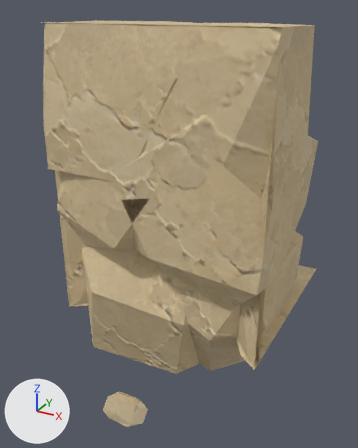
The glTF model assets/custom/models/ground_modules/ground_bottom_square_edge_01.glb: old version first, new version second.
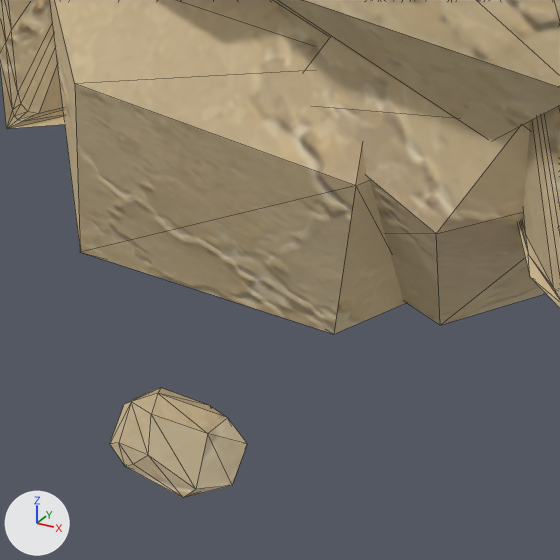
Each version appears first whole from a 50 mm lens placed at (1.52, -1.61, 1.06), pointed at (0.4, 0.44, 0.03), and next in a close-up on the part from 19% to 70% of the width and 59% to 100% of the height. The axes (+X, +Y, +Z) are drawn at lower left. The lights are the same throughout. The first two pictures are the older version. The close-ups show mesh edges as thin lines. Vertices at exactly the same position are counted once.

Objects in the first close-up: 'GroundBottomSquareEdge01_Body'.
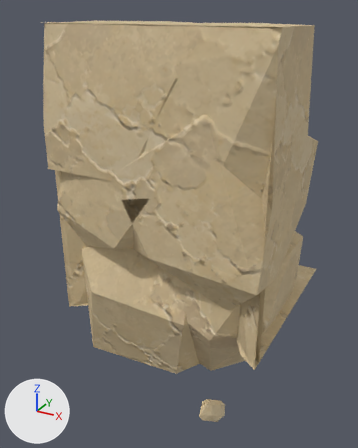
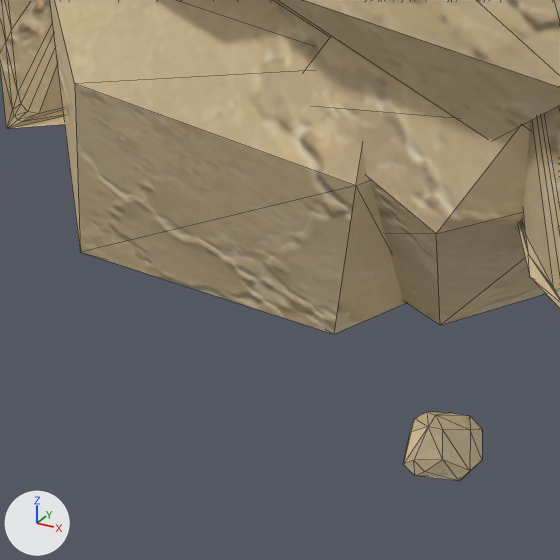
Location of each change, (x1, y1, x2, y2) in pixels of the close-ups (560 x 560 px; the box of a moved part takes in the faces that stretch with it):
'GroundBottomSquareEdge01_Body', reshaped: before (0, 0, 560, 498); after (0, 0, 560, 481)
part 1 of me_groundbottomsquareedge01_bodyshouldermesh, moved or reshaped: before (110, 388, 247, 498); after (403, 412, 482, 481)

Edits to the bpy script that builds the scene:
```text
Change me_groundbottomsquareedge01_bodyshouldermesh:
    remove me_groundbottomsquareedge01_bodyshouldermesh.from_pydata(...)  # 474 vertices, 827 faces; spans x 0.0..1.0, y -0.04..1.0, z -0.99..1.0
    add me_groundbottomsquareedge01_bodyshouldermesh.from_pydata(...)  # 474 vertices, 827 faces; spans x 0.0..1.0, y -0.04..1.0, z -0.87..1.0
    me_groundbottomsquareedge01_bodyshouldermesh part 1
    me_groundbottomsquareedge01_bodyshouldermesh.vertices[390].co: (0.38, 0.09, -0.92) -> (0.76, 0.22, -0.83)
    me_groundbottomsquareedge01_bodyshouldermesh.vertices[391].co: (0.41, 0.08, -0.9) -> (0.78, 0.23, -0.82)  # pixel (247, 443) -> pixel (482, 428)
    me_groundbottomsquareedge01_bodyshouldermesh.vertices[392].co: (0.37, 0.05, -0.99) -> (0.77, 0.19, -0.87)
    me_groundbottomsquareedge01_bodyshouldermesh.vertices[393].co: (0.4, 0.03, -0.96) -> (0.8, 0.19, -0.85)  # pixel (232, 485) -> pixel (482, 460)
    me_groundbottomsquareedge01_bodyshouldermesh.vertices[394].co: (0.34, -0.02, -0.97) -> (0.79, 0.13, -0.85)  # pixel (183, 497) -> pixel (459, 481)
    me_groundbottomsquareedge01_bodyshouldermesh.vertices[395].co: (0.31, 0.01, -0.99) -> (0.75, 0.13, -0.85)
    me_groundbottomsquareedge01_bodyshouldermesh.vertices[396].co: (0.31, 0.05, -0.95) -> (0.74, 0.16, -0.84)
    me_groundbottomsquareedge01_bodyshouldermesh.vertices[397].co: (0.34, 0.09, -0.9) -> (0.73, 0.2, -0.81)
    me_groundbottomsquareedge01_bodyshouldermesh.vertices[398].co: (0.33, 0.08, -0.85) -> (0.74, 0.2, -0.78)  # pixel (210, 405) -> pixel (452, 412)
    me_groundbottomsquareedge01_bodyshouldermesh.vertices[399].co: (0.37, 0.07, -0.85) -> (0.76, 0.21, -0.79)  # pixel (227, 417) -> pixel (469, 415)
    me_groundbottomsquareedge01_bodyshouldermesh.vertices[400].co: (0.36, 0.03, -0.86) -> (0.78, 0.18, -0.78)  # pixel (207, 433) -> pixel (470, 430)
    me_groundbottomsquareedge01_bodyshouldermesh.vertices[401].co: (0.36, -0.01, -0.95) -> (0.8, 0.15, -0.83)  # pixel (195, 489) -> pixel (469, 470)
    me_groundbottomsquareedge01_bodyshouldermesh.vertices[402].co: (0.28, -0.04, -0.88) -> (0.77, 0.1, -0.78)  # pixel (148, 455) -> pixel (442, 459)
    me_groundbottomsquareedge01_bodyshouldermesh.vertices[403].co: (0.25, -0.04, -0.92) -> (0.75, 0.08, -0.8)  # pixel (133, 464) -> pixel (424, 471)
    me_groundbottomsquareedge01_bodyshouldermesh.vertices[404].co: (0.23, -0.04, -0.93) -> (0.73, 0.07, -0.81)  # pixel (125, 466) -> pixel (415, 476)
    me_groundbottomsquareedge01_bodyshouldermesh.vertices[405].co: (0.23, -0.01, -0.91) -> (0.72, 0.09, -0.8)
    me_groundbottomsquareedge01_bodyshouldermesh.vertices[406].co: (0.23, 0.04, -0.83) -> (0.7, 0.13, -0.75)  # pixel (149, 391) -> pixel (414, 418)
    me_groundbottomsquareedge01_bodyshouldermesh.vertices[407].co: (0.26, 0.04, -0.81) -> (0.72, 0.14, -0.74)  # pixel (161, 387) -> pixel (426, 411)
    me_groundbottomsquareedge01_bodyshouldermesh.vertices[408].co: (0.27, 0.01, -0.8) -> (0.74, 0.13, -0.73)  # pixel (157, 393) -> pixel (435, 415)
    me_groundbottomsquareedge01_bodyshouldermesh.vertices[409].co: (0.28, -0.02, -0.81) -> (0.76, 0.12, -0.74)  # pixel (151, 414) -> pixel (442, 429)
    me_groundbottomsquareedge01_bodyshouldermesh.vertices[410].co: (0.24, -0.03, -0.8) -> (0.74, 0.1, -0.73)  # pixel (131, 401) -> pixel (428, 426)
    me_groundbottomsquareedge01_bodyshouldermesh.vertices[411].co: (0.22, -0.04, -0.88) -> (0.73, 0.07, -0.78)  # pixel (118, 442) -> pixel (413, 460)
    me_groundbottomsquareedge01_bodyshouldermesh.vertices[412].co: (0.2, -0.04, -0.9) -> (0.72, 0.06, -0.78)  # pixel (109, 443) -> pixel (403, 464)
    me_groundbottomsquareedge01_bodyshouldermesh.vertices[413].co: (0.21, -0.01, -0.83) -> (0.71, 0.09, -0.74)  # pixel (124, 404) -> pixel (410, 432)
```
